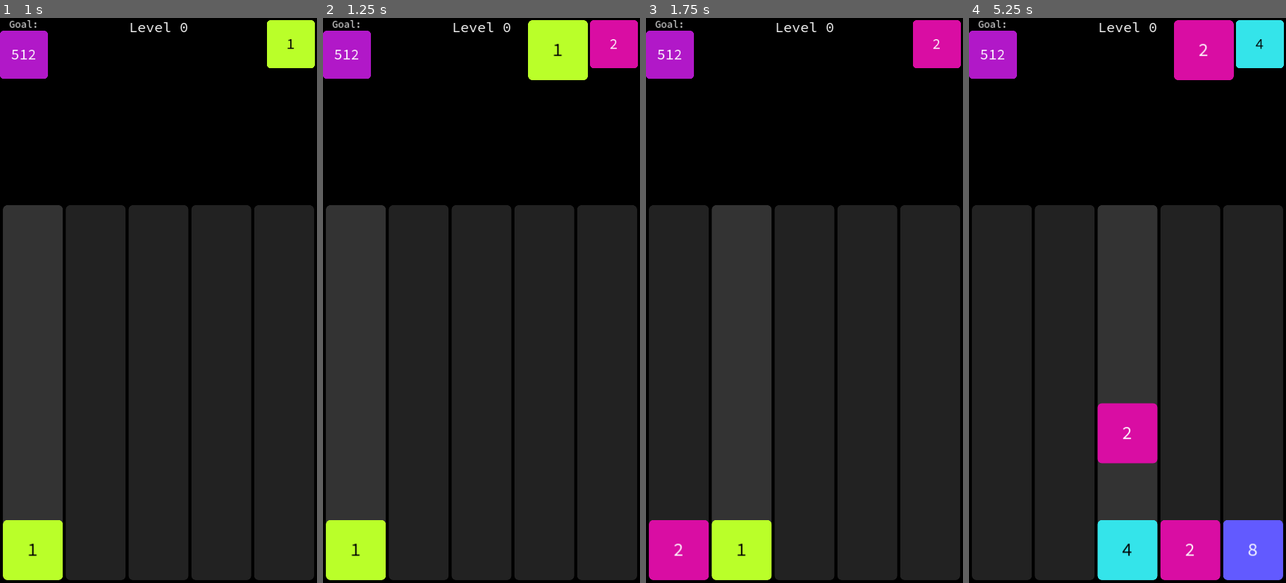
Above: before the commit, frames 1-4 (left to right).
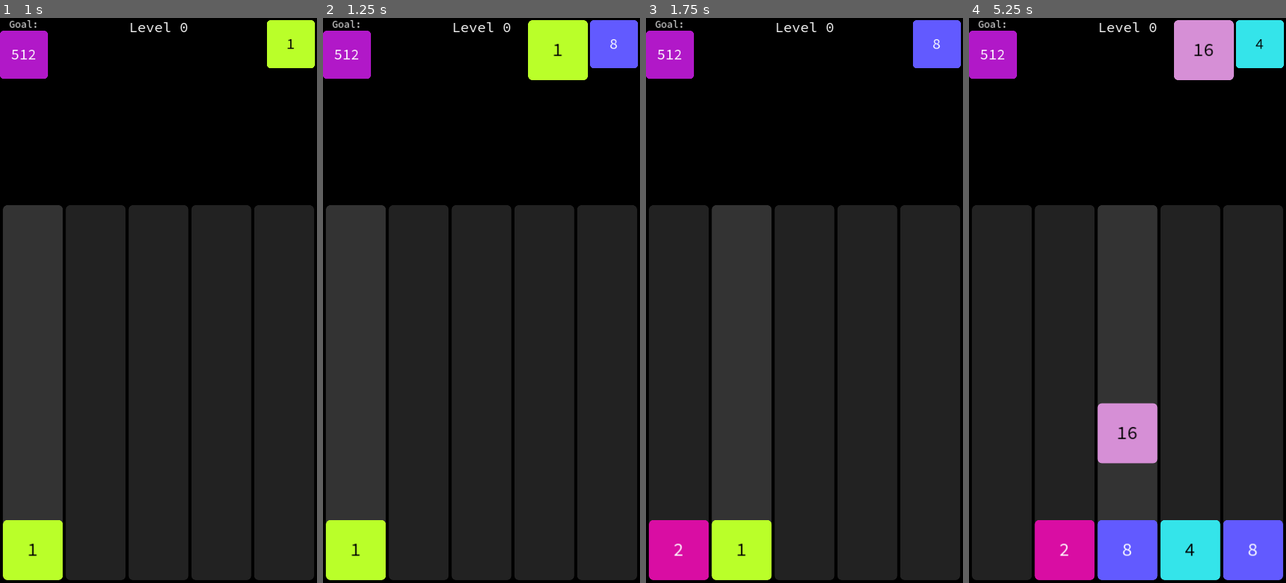
Above: after the commit, the same moments.

Repository: paulwrubel/merge-mania
Game: Godot game, scene res://scenes/main/main.tscn
Two runs of this game, one before a commit and one after it. Both use one fixed random seed, a clock stepped at 60 frames per second and the inputs below.
Inputs (mouse positions are in pixels of both pictures, inside the frame that each line leads up to):
- Up to frame 1 (1 s): tap Enter at 0.5 s; move the mouse to (31, 390) at 0.52 s; click (31, 390) at 0.67 s
- Up to frame 2 (1.25 s): no input
- Up to frame 3 (1.75 s): move the mouse to (741, 390) at 1.27 s; click (741, 390) at 1.42 s
- Up to frame 4 (5.25 s): move the mouse to (1127, 390) at 2.02 s; click (1127, 390) at 2.17 s; move the mouse to (1190, 390) at 2.77 s; click (1190, 390) at 2.92 s; move the mouse to (1254, 390) at 3.52 s; click (1254, 390) at 3.67 s; move the mouse to (1032, 215) at 4.27 s; click (1032, 215) at 4.42 s; tap Space at 5 s; move the mouse to (1143, 300) at 5.02 s; click (1143, 300) at 5.17 s

Frame 1 is identical in both runs. In frame 2, 1.3% of the frame differs, in the area x 84-100%, y 0-9%; in frame 3, 1.3%; in frame 4, 10%, in the area x 20-84%, y 0-100%.

Commit message:
implemented wildcards

Diff:
--- a/scenes/block/block.gd
+++ b/scenes/block/block.gd
@@ -1,25 +1,22 @@
 class_name Block
 extends Node2D
 
-var _board: Board
+# var _board: Board
 
-var size: Vector2
+var size: Vector2 = Vector2(100, 100)
 var color: Color
-var data: BlockData
+var data: BlockData = PowerBlockData.new(1)
 
 const ROUNDED_CORNER_SIZE = 10
 const DEFAULT_FONT_SIZE = 40
 
 
 func setup(
-	board_: Board,
 	position_: Vector2,
 	size_: Vector2,
 	scale_: Vector2,
 	data_: BlockData,
 ):
-	_board = board_
-
 	position = position_
 	size = size_
 	data = data_
@@ -38,7 +35,8 @@
 	var text_size = font.get_string_size(text, HORIZONTAL_ALIGNMENT_CENTER, -1, DEFAULT_FONT_SIZE)
 	var font_size_scalar = (size.x / text_size.x) * 0.95
 
-	var font_color = ColorUtils.get_highest_contrast_to(color, [Color.BLACK, Color.WHITE])
+	var contrast_color = color if data.type == BlockData.Type.POWER else Color.WHITE
+	var font_color = ColorUtils.get_highest_contrast_to(contrast_color, [Color.BLACK, Color.WHITE])
 	LabelSettings.new()
 	var label_settings = LabelSettings.new()
 	label_settings.font = font
@@ -52,13 +50,68 @@
 
 
 # Called every frame. 'delta' is the elapsed time since the previous frame.
-func _process(_delta):
-	queue_redraw()
+# func _process(_delta):
+# 	queue_redraw()
 
 
 func _draw():
+	match data.type:
+		BlockData.Type.POWER:
+			_draw_power_block()
+		BlockData.Type.WILDCARD:
+			_draw_wildcard_block()
+
+
+func _draw_power_block():
 	var style_box = StyleBoxFlat.new()
 	style_box.set_corner_radius_all(ROUNDED_CORNER_SIZE)
 	style_box.bg_color = color
 
 	draw_style_box(style_box, Rect2(Vector2(0, 0), size))
+
+
+func _draw_wildcard_block():
+	# draw the colorful outline
+	var outer_style_box = StyleBoxFlat.new()
+	outer_style_box.set_corner_radius_all(ROUNDED_CORNER_SIZE)
+	outer_style_box.bg_color = color
+	var outer_rect = Rect2(
+		Vector2(0, 0),
+		size,
+	)
+	draw_style_box(outer_style_box, outer_rect)
+
+	# draw the white inner box
+	var wildcard_inner_scalar = 0.8
+	var inner_style_box = StyleBoxFlat.new()
+	inner_style_box.set_corner_radius_all(ROUNDED_CORNER_SIZE * wildcard_inner_scalar)
+	inner_style_box.bg_color = Color.WHITE
+	var inner_style_box_size = size * wildcard_inner_scalar
+	var inner_rect = Rect2(
+		(size - inner_style_box_size) / 2,
+		inner_style_box_size,
+	)
+	draw_style_box(inner_style_box, inner_rect)
+
+
+	# draw the triangles
+	var triangle_height_vector = Vector2(0, 0.1 * size.y)
+	var triangle_width_vector = Vector2(0.1 * size.x, 0)
+	var dirs: Array = [
+		WildcardBlockData.CardinalDirection.NORTH,
+		WildcardBlockData.CardinalDirection.EAST,
+		WildcardBlockData.CardinalDirection.SOUTH,
+		WildcardBlockData.CardinalDirection.WEST,
+	]
+	print(data.directions)
+	for i in dirs.size():
+		var dir = dirs[i]
+		print("checking for {0}".format([dir]))
+		draw_set_transform(size / 2, i * (PI / 2))
+		if (data as WildcardBlockData).directions.has(dir):
+			print("drawing {0}".format([dir]))
+			var a = Vector2(0, -size.x * 0.4)
+			var b = a - (triangle_width_vector / 2) + triangle_height_vector
+			var c = b + triangle_width_vector
+			draw_colored_polygon([a, b, c], Color.BLACK)
+	draw_set_transform(Vector2(0, 0), 0)
--- a/scenes/board/board.gd
+++ b/scenes/board/board.gd
@@ -55,6 +55,8 @@
 const steps_above_minimum_to_advance: int = 9
 const steps_above_minimum_to_drop: int = 4
 
+const special_block_chance: float = 0.03
+
 var anim_lock: bool = false
 var current_level: int = 0
 var block_progression: Array[BlockData] = [
@@ -91,49 +93,11 @@
 
 	# various other setup
 	position = Vector2(0, viewport_height - height)
-	# block_symbols = BlockUtils.build_block_symbols()
 
 
 # Called every frame. 'delta' is the elapsed time since the previous frame.
 func _process(_delta):
 	pass
-
-
-# func build_block_symbols() -> PackedStringArray:
-# 	var static_symbols = PackedStringArray([""]) + "kmgtpezyrq".split()
-# 	var dynamic_symbols_level_1 = "ABCDEFGHIJKLMNOPQRSTUVWXYZ".split()
-# 	var dynamic_symbols_level_2: PackedStringArray = []
-# 	for symbol_1 in dynamic_symbols_level_1:
-# 		for symbol_2 in dynamic_symbols_level_1:
-# 			dynamic_symbols_level_2.append(symbol_1 + symbol_2)
-
-# 	return static_symbols + dynamic_symbols_level_1 + dynamic_symbols_level_2
-
-
-# func get_formatted_block_text(block: BlockData) -> String:
-# 	match block.type:
-# 		BlockData.Type.POWER:
-# 			var power = (block as PowerBlockData).power
-# 			var symbol_index: int = -1
-# 			for i in range(block_symbols.size()):
-# 				if power >= i * 10 and power - (i * 10) < 10:
-# 					symbol_index = i
-# 					break
-# 			return str(2 ** (power - 10 * symbol_index)) + block_symbols[symbol_index]
-# 		BlockData.Type.WILDCARD:
-# 			return str(2 ** (block as WildcardBlockData).magnitude)
-# 		_:
-# 			return "?"
-
-
-# func get_block_background_color(block: BlockData) -> Color:
-# 	match block.type:
-# 		BlockData.Type.POWER:
-# 			return color_progression[(block as PowerBlockData).power % color_progression.size()]
-# 		BlockData.Type.WILDCARD:
-# 			return color_progression[(block as WildcardBlockData).magnitude % color_progression.size()]
-# 		_:
-# 			return Color.WHITE
 
 
 func get_next_open_index_in_column(x: int) -> int:
@@ -171,7 +135,6 @@
 func get_new_block(pos: Vector2i, data: BlockData) -> Block:
 	var block = Block.instantiate()
 	block.setup(
-		self,
 		get_actual_location_from_grid(pos),
 		Vector2(block_size, block_size),
 		Vector2(1, 1),
@@ -187,18 +150,22 @@
 
 
 func select_next_block_in_progression() -> BlockData:
-#	if (Math.random() < specialBlockOdds) {
-#		const magSample = Math.random();
-#		const magnitude = magSample < 0.6 ? 0 : magSample < 0.9 ? 1 : 2;
-#		return {
-#			type: "wildcard",
-#			magnitude: magnitude,
-#			directions: randomCherryPickFromArray(
-#				["north", "south", "east", "west"],
-#				randRangeInt(1, 4),
-#			),
-#		};
-#	}
+	if randf() < special_block_chance:
+		var mag_sample: float = randf()
+		var magnitude: int
+		if mag_sample < 0.6:
+			magnitude = 0
+		elif mag_sample < 0.9:
+			magnitude = 1
+		else:
+			magnitude = 2
+		return WildcardBlockData.new(
+			magnitude,
+			BlockUtils.random_cherry_pick_from_array(
+				WildcardBlockData.CardinalDirection.values(),
+				randi_range(1, 4),
+			),
+		)
 	return PowerBlockData.new(current_level + randi_range(0, steps_above_minimum_to_drop))
 
 
@@ -589,7 +556,7 @@
 # esoteric that we will just pretend it will never happen
 # and remove the blocks anyways
 func get_wildcard_blocks_in_closed_loop() -> Array[Vector2i]:
-	var connected_special_groups: Array = []
+	var connected_special_groups: Array[Array] = []
 	for x in range(column_count):
 		var column := blocks[x]
 		for y in range(row_count):
@@ -745,7 +712,6 @@
 		# we'll just set it to whichever we saw last, because why not
 		active_column = pos.x
 		# this is the removal animation
-		var block_label = block.get_node("BlockLabel")
 		subjects.append_array([
 			AnimationSubject.new(
 				block,
@@ -754,11 +720,6 @@
 			),
 			AnimationSubject.new(
 				block,
-				"size",
-				Vector2(0, 0)
-			),
-			AnimationSubject.new(
-				block_label,
 				"scale",
 				Vector2(0, 0)
 			),
--- a/scenes/goal_block_display/goal_block_display.gd
+++ b/scenes/goal_block_display/goal_block_display.gd
@@ -34,7 +34,6 @@
 func get_new_block(pos: Vector2, data: BlockData) -> Block:
 	var block = Block.instantiate()
 	block.setup(
-		board,
 		pos,
 		Vector2(board.block_size, board.block_size),
 		Vector2(1, 1) * 0.8,
--- a/scenes/main/block_progression_display.gd
+++ b/scenes/main/block_progression_display.gd
@@ -86,7 +86,6 @@
 	if index > 0:
 		block_scale *= 0.8
 	block.setup(
-		board,
 		get_actual_position_from_index(index),
 		Vector2(board.block_size, board.block_size),
 		block_scale,
--- a/scripts/block_utils.gd
+++ b/scripts/block_utils.gd
@@ -52,6 +52,21 @@
 			return Color.WHITE
 
 
+func random_cherry_pick_from_array(array: Array, quantity: int) -> Array:
+	if quantity < 1:
+		return []
+
+	var rand_index = randi_range(0, array.size() - 1)
+	var cherry_pick  = array[rand_index]
+
+	var subtracted_array = array.duplicate()
+	subtracted_array.remove_at(rand_index)
+
+	var final_array = [cherry_pick]
+	final_array.append_array(random_cherry_pick_from_array(subtracted_array, quantity - 1))
+	return final_array
+
+
 func _build_block_symbols() -> PackedStringArray:
 	var static_symbols = PackedStringArray([""]) + "kmgtpezyrq".split()
 	var dynamic_symbols_level_1 = "ABCDEFGHIJKLMNOPQRSTUVWXYZ".split()
--- a/scripts/data/wildcard_block_data.gd
+++ b/scripts/data/wildcard_block_data.gd
@@ -4,10 +4,10 @@
 enum CardinalDirection { NORTH, SOUTH, EAST, WEST }
 
 var magnitude: int
-var directions: Array[CardinalDirection]
+var directions: Array
 
 
-func _init(magnitude_: int, directions_: Array[CardinalDirection]):
+func _init(magnitude_: int, directions_: Array):
 	super(BlockData.Type.WILDCARD)
 	self.magnitude = magnitude_
 	self.directions = directions_.duplicate()
